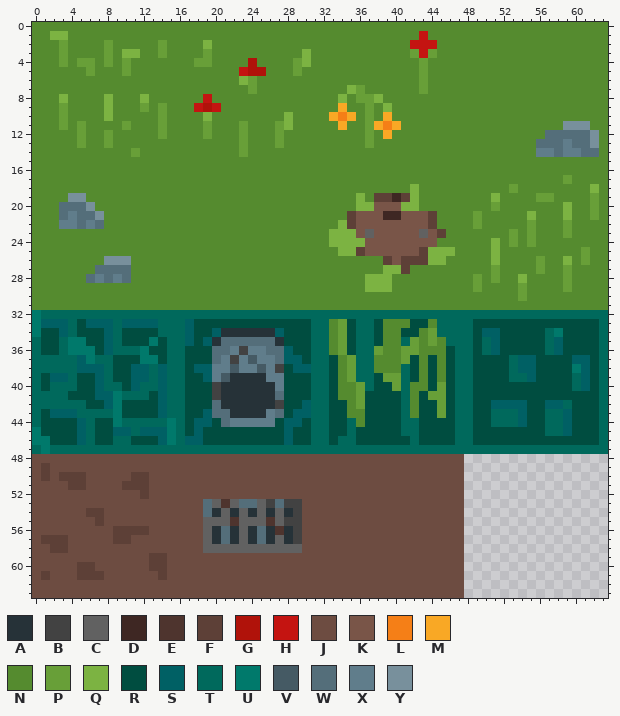
Pixel-art file: Assets/Sprites/tileset.aseprite. That is the earlier state.
64x64 pixels, 1 frame.
Palette (. is transparent): A #263238  B #424242  C #616161  D #3e2723  E #4e342e  F #5d4037  G #b0120a  H #c41411  J #6d4c41  K #795548  L #f57f17  M #f9a825  N #558b2f  P #689f38  Q #7cb342  R #004d40  S #006064  T #00695c  U #00796b  V #455a64  W #546e7a  X #607d8b  Y #78909c
Pixels before (only the part around the change), first column x 42:
38 RNRNRTTRRRRTSSRRRRUSRT
39 RNRNRTTRRRRTTSRRRRTSRT
40 NNRPRTTRRRRRRRRRRRTSRT
41 NRPPRTTRRRRRRRRRRRRRRT
42 NRRPRTTRRSSSSRRSSTRRRT
43 NRRPRTTRRTTTSRRTTSRRRT
44 TRRRRTTRRTTTSRRTTSRRRT
45 TRRRRTTRRRRRRRRTTSRRRT
46 TRRRRTTRRRRRRRRRRRRRRT
47 TTTTTTTTTTTTTTTTTTTTTT
48 JJJJJJ................
49 JJJJJJ................
50 JJJJJJ................
51 JJJJJJ................
52 JJJJJJ................
53 JJJJJJ................
54 JJJJJJ................
55 JJJJJJ................
56 JJJJJJ................
57 JJJJJJ................
58 JJJJJJ................
59 JJJJJJ................
60 JJJJJJ................
61 JJJJJJ................
62 JJJJJJ................
63 JJJJJJ................
And afterwards:
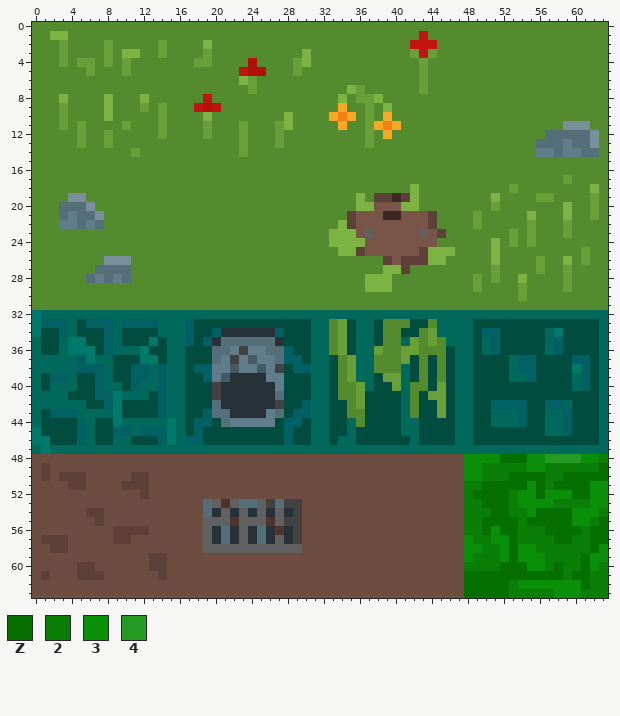
Colours new in this view: Z #056f00  2 #0a7e07  3 #0a8f08  4 #259b24
Difference:
The author put colour 2 in row 48 at x 63; in row 49 at x 50 to 54 and 57 to 62; in row 50 at x 50 to 52 and 57 to 58; in row 51 at x 48 to 49 and 57; in row 52 at x 48 and 53; in row 53 at x 48 to 49, 53 and 58 to 61.
The author put colour 2 in row 54 at x 48 to 50, 53 to 54 and 63; in row 55 at x 48 to 49, 54 and 62; in row 56 at x 48 to 49, 54 to 56 and 61; in row 57 at x 49 to 50, 54 to 57 and 60 to 61; in row 58 at x 50 to 51 and 56 to 61; in row 59 at x 49 to 51 and 57 to 60.
The author put colour 2 in row 60 at x 48 to 51, 57, 59 to 60 and 63; in row 61 at x 59 and 62 to 63; in row 62 at x 53 and 62 to 63; in row 63 at x 53 to 57 and 61 to 63.
The author put colour 3 in row 48 at x 48 to 51, 55 to 56 and 61 to 62; in row 49 at x 48 to 49 and 55 to 56; in row 50 at x 48 to 49; in row 51 at x 55 and 62 to 63; in row 52 at x 54 to 55, 57 to 59 and 62 to 63; in row 53 at x 54 to 57 and 62 to 63.
The author put colour 3 in row 54 at x 55 and 60 to 62; in row 55 at x 60 to 61; in row 56 at x 51; in row 57 at x 48 and 51 to 52; in row 58 at x 48 to 49, 52, 54 to 55 and 63; in row 59 at x 48, 52, 54 to 56 and 62 to 63.
The author put colour 3 in row 60 at x 55 to 56 and 62; in row 62 at x 54 to 60; in row 63 at x 58 to 60.
The author put colour 4 in row 48 at x 57 to 60.
The author put colour Z in row 48 at x 52 to 54; in row 49 at x 63; in row 50 at x 53 to 56 and 59 to 63; in row 51 at x 50 to 54, 56 and 58 to 61; in row 52 at x 49 to 52, 56 and 60 to 61; in row 53 at x 50 to 52.
The author put colour Z in row 54 at x 51 to 52 and 56 to 59; in row 55 at x 50 to 53, 55 to 59 and 63; in row 56 at x 50, 52 to 53, 57 to 60 and 62 to 63; in row 57 at x 53, 58 to 59 and 62 to 63; in row 58 at x 53 and 62; in row 59 at x 53 and 61.
The author put colour Z in row 60 at x 52 to 54, 58 and 61; in row 61 at x 48 to 58 and 60 to 61; in row 62 at x 48 to 52 and 61; in row 63 at x 48 to 52.
